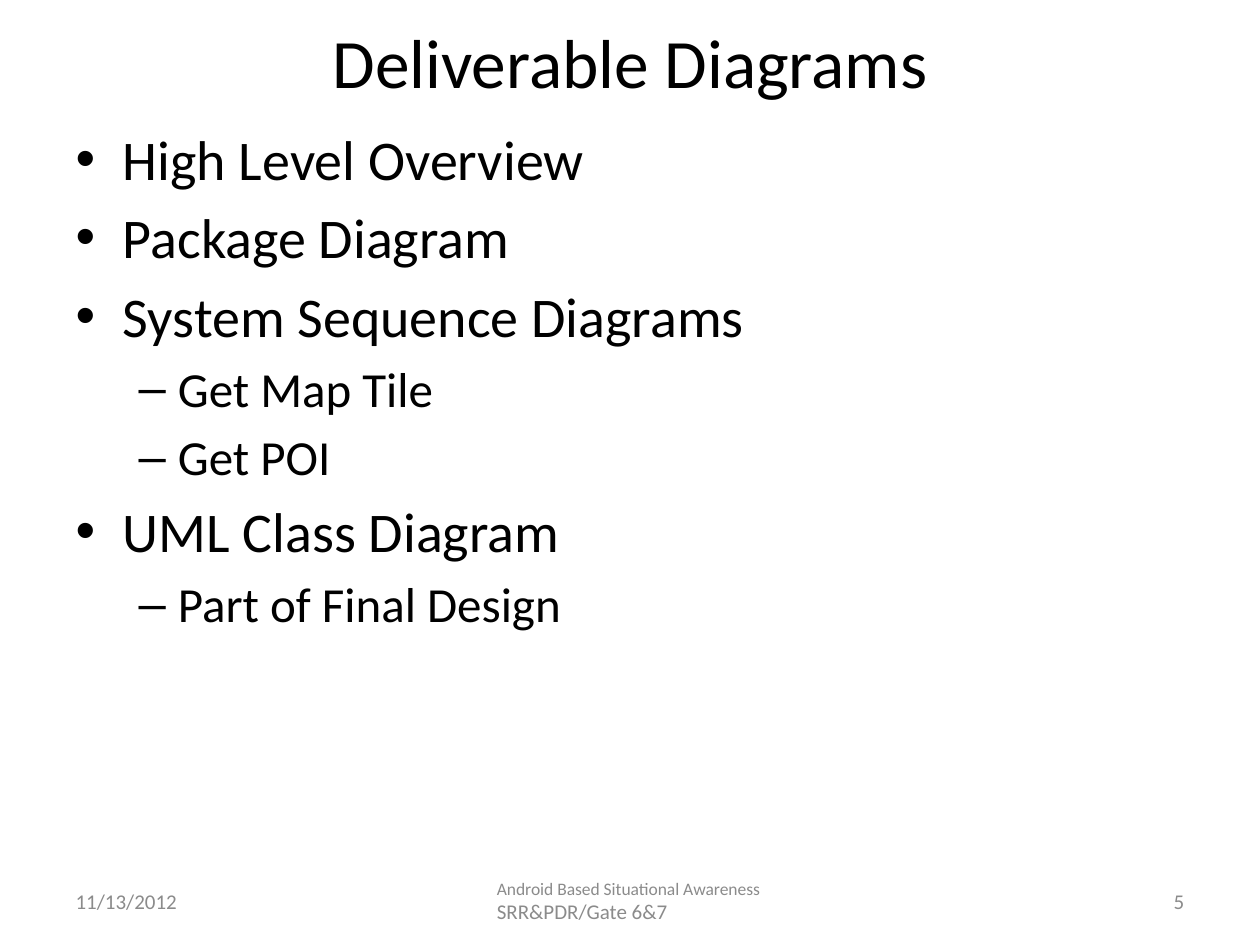
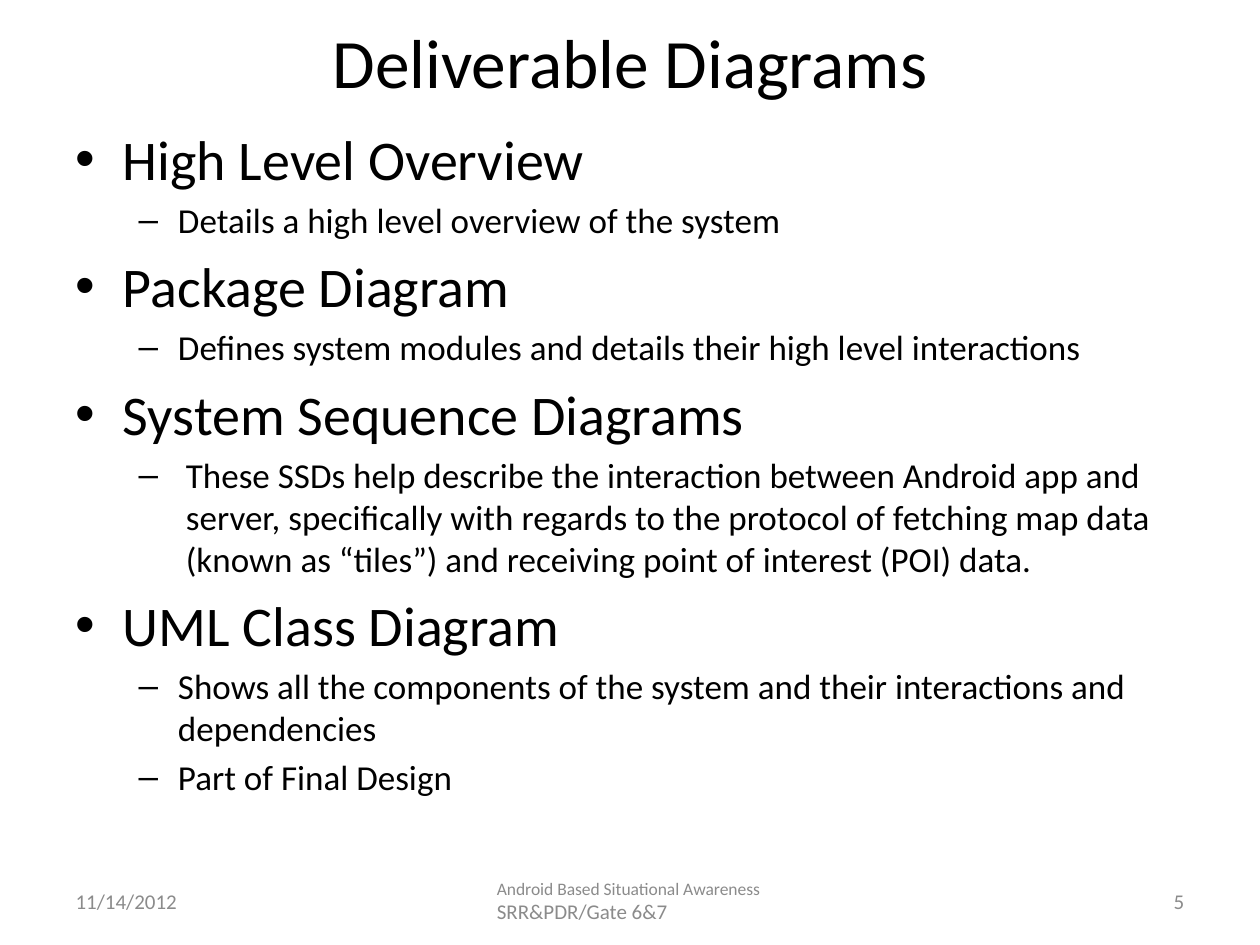
Before and after one commit to atniptw/Senior-Project, a slide deck: slide 5 of Documents/PowerPoints/Senior Design Project - Gate 6 1.0.pptx. Drawn at 1260x945 pixels with LibreOffice and Linux fonts; fonts in the diff are those of the drawing. Boxes give left, top, right and bottom in pixels: in the first picture for what was removed or moved away, otherwise in the second. Text is boxed around its words. In the diff, an @@ line names an element or a change of style, - is before the commit and + after.

```diff
--- a/Documents/PowerPoints/Senior Design Project - Gate 6 1.0.pptx
+++ b/Documents/PowerPoints/Senior Design Project - Gate 6 1.0.pptx
@@ text at bbox=[178, 208, 780, 239]: paragraph added @@
+  – Details a high level overview of the system
@@ text at bbox=[178, 335, 1080, 366]: paragraph added @@
+  – Defines system modules and details their high level interactions
@@ text at bbox=[186, 463, 1149, 578]: text changed; size 28 to 20 pt @@
-  – Get Map Tile
-  – Get POI
+      – These SSDs help describe the interaction between Android app and server, specifically with regards to the protocol of fetching map data (known as “tiles”) and receiving point of interest (POI) data.
@@ text at bbox=[178, 674, 1125, 747]: paragraph added @@
+  – Shows all the components of the system and their interactions and dependencies
@@ text at bbox=[178, 765, 452, 796]: size 28 to 20 pt in "Part of Final Design"; less space between paragraphs @@
@@ text at bbox=[76, 894, 177, 910]: text changed @@
-11/13/2012
+11/14/2012
```
Also in this commit, not shown: 12 other slides changed, 1 slide added, 12 other files.
